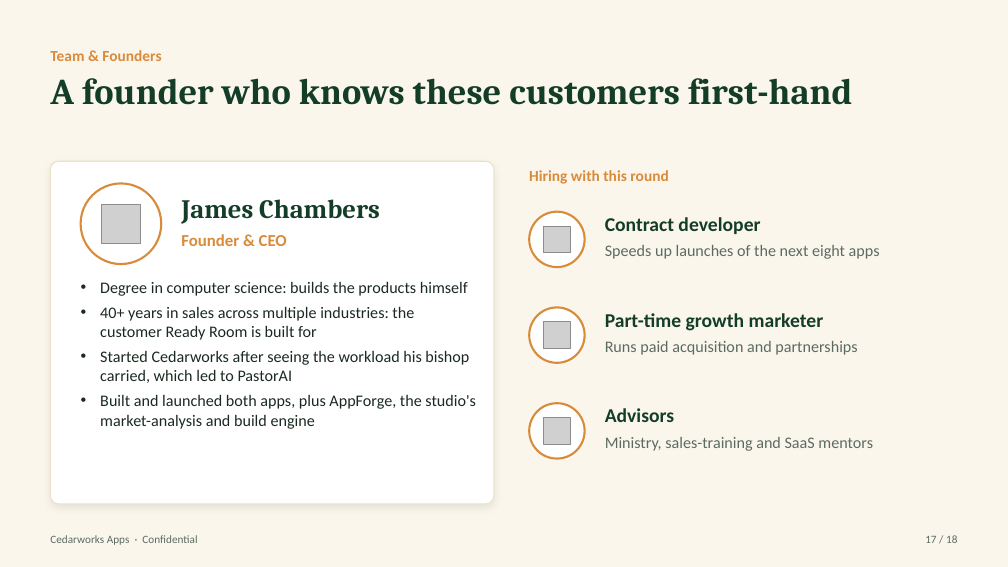
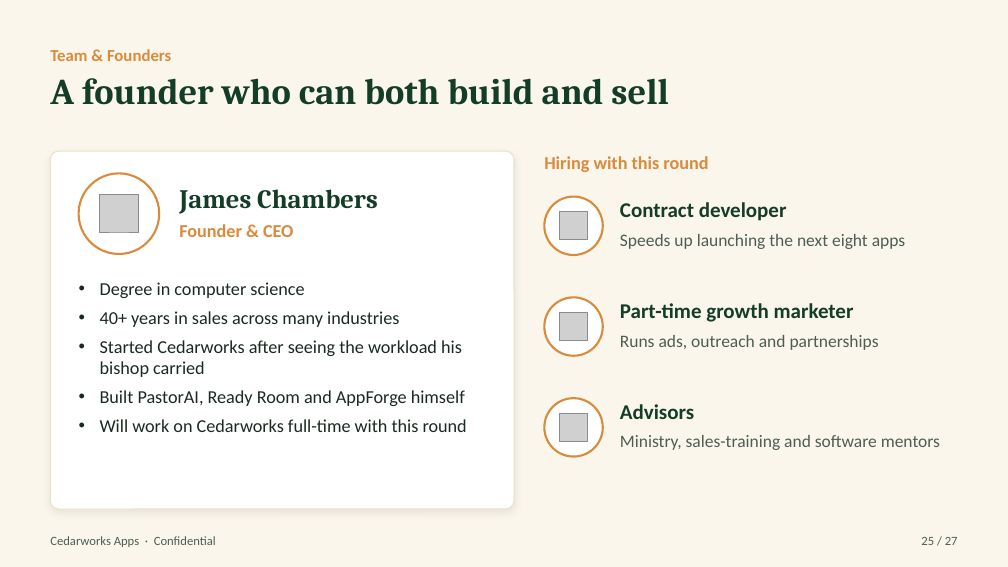
Before and after one commit to Pastorai1/Cedarworksapps, a slide deck: slide 25 of pitch-deck/Cedarworks-Apps-Pitch-Deck.pptx (slide 17 before the commit). Drawn at 1008x567 pixels with LibreOffice and Linux fonts; fonts in the diff are those of the drawing; grey boxes stand for pictures. Boxes give left, top, right and bottom in pixels: in the first picture for what was removed or moved away, otherwise in the second. Text is boxed around its words. In the diff, an @@ line names an element or a change of style, - is before the commit and + after.

```diff
--- a/pitch-deck/Cedarworks-Apps-Pitch-Deck.pptx
+++ b/pitch-deck/Cedarworks-Apps-Pitch-Deck.pptx
@@ text "Team & Founders" at [50, 49, 171, 61]: size 11 to 12 pt @@
@@ text at [50, 78, 668, 105]: text changed @@
-A founder who knows these customers first-hand
+A founder who can both build and sell
@@ rounded rectangle: place and size @@
-rounded rectangle at [50, 161, 494, 504]
+rounded rectangle at [50, 151, 514, 509]
@@ rounded rectangle at [50, 151, 514, 509]: proportions changed @@
@@ ellipse: place and size @@
-ellipse at [81, 183, 161, 264]
+ellipse at [79, 173, 159, 254]
@@ text "Hiring with this round": place and size @@
-text "Hiring with this round" at [529, 170, 668, 184]
+text "Hiring with this round" at [544, 156, 708, 172]
@@ text "Hiring with this round" at [544, 156, 708, 172]: size 11 to 13 pt @@
@@ picture: place and size @@
-picture at [102, 205, 140, 243]
+picture at [100, 195, 138, 233]
@@ text "James Chambers": place and size @@
-text "James Chambers" at [181, 199, 380, 224]
+text "James Chambers" at [179, 189, 378, 214]
@@ ellipse: place and size @@
-ellipse at [529, 212, 585, 267]
+ellipse at [544, 197, 603, 255]
@@ size 14 to 15 pt in 3 elements at [620, 404, 694, 419], [620, 303, 854, 322], [620, 202, 787, 221] @@
@@ text "Contract developer": place and size @@
-text "Contract developer" at [605, 217, 760, 234]
+text "Contract developer" at [620, 202, 787, 221]
@@ text "Founder & CEO": place and size @@
-text "Founder & CEO" at [181, 234, 287, 246]
+text "Founder & CEO" at [179, 224, 293, 237]
@@ text "Founder & CEO" at [179, 224, 293, 237]: size 12 to 13 pt @@
@@ picture: place and size @@
-picture at [543, 226, 570, 252]
+picture at [559, 212, 588, 240]
@@ text at [620, 234, 906, 249]: text changed; size 11.5 to 12.5 pt; text colour #5C6B61 to #4E5D53 @@
-Speeds up launches of the next eight apps
+Speeds up launching the next eight apps
@@ text at [100, 282, 467, 432]: text changed; size 11.5 to 13 pt @@
-• Degree in computer science: builds the products himself
-• 40+ years in sales across multiple industries: the customer Ready Room is built for
-• Started Cedarworks after seeing the workload his bishop carried, which led to PastorAI
-• Built and launched both apps, plus AppForge, the studio's market-analysis and build engine
+• Degree in computer science
+• 40+ years in sales across many industries
+• Started Cedarworks after seeing the workload his bishop carried
+• Built PastorAI, Ready Room and AppForge himself
+• Will work on Cedarworks full-time with this round
@@ ellipse: place and size @@
-ellipse at [529, 307, 585, 363]
+ellipse at [544, 297, 603, 356]
@@ text "Part-time growth marketer": place and size @@
-text "Part-time growth marketer" at [605, 313, 824, 331]
+text "Part-time growth marketer" at [620, 303, 854, 322]
@@ picture: place and size @@
-picture at [543, 322, 570, 348]
+picture at [559, 312, 588, 341]
@@ text at [620, 335, 879, 350]: text changed; size 11.5 to 12.5 pt; text colour #5C6B61 to #4E5D53 @@
-Runs paid acquisition and partnerships
+Runs ads, outreach and partnerships
@@ ellipse: place and size @@
-ellipse at [529, 403, 585, 459]
+ellipse at [544, 398, 603, 457]
@@ picture: place and size @@
-picture at [543, 417, 570, 444]
+picture at [559, 413, 588, 442]
@@ text "Advisors": place and size @@
-text "Advisors" at [605, 408, 674, 422]
+text "Advisors" at [620, 404, 694, 419]
@@ text at [620, 435, 940, 450]: text changed; size 11.5 to 12.5 pt; text colour #5C6B61 to #4E5D53 @@
-Ministry, sales-training and SaaS mentors
+Ministry, sales-training and software mentors
@@ text "Cedarworks Apps · Confidential" at [50, 536, 216, 547]: size 8 to 9 pt, text colour #5C6B61 to #4E5D53 @@
@@ text added at [921, 537, 958, 545], 9 pt, text #4E5D53 @@
+25 / 27
@@ text removed at [925, 535, 957, 543] @@
-17 / 18
```
Also in this commit, not shown: 12 other slides changed, 14 slides added, 5 slides removed, 15 other files.
